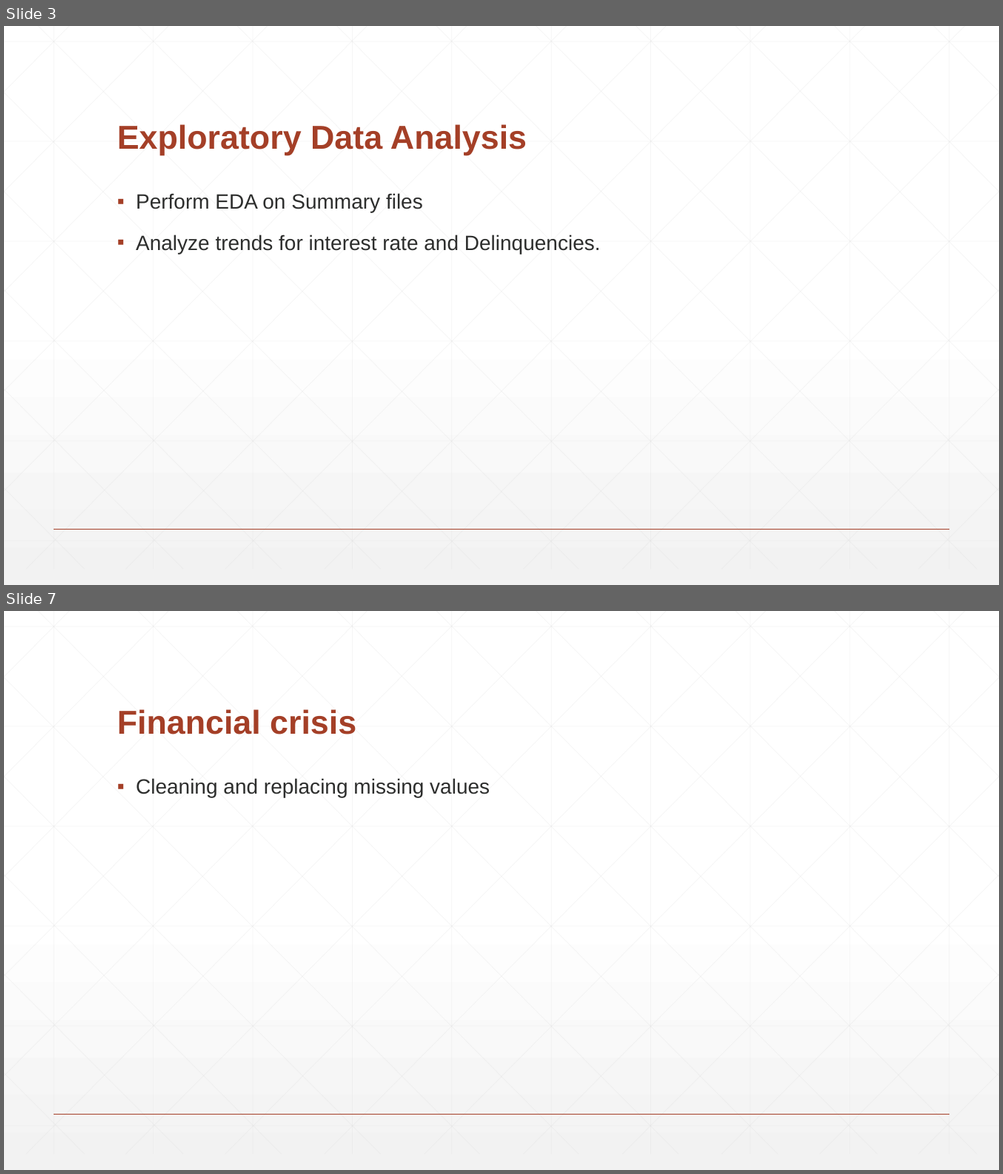
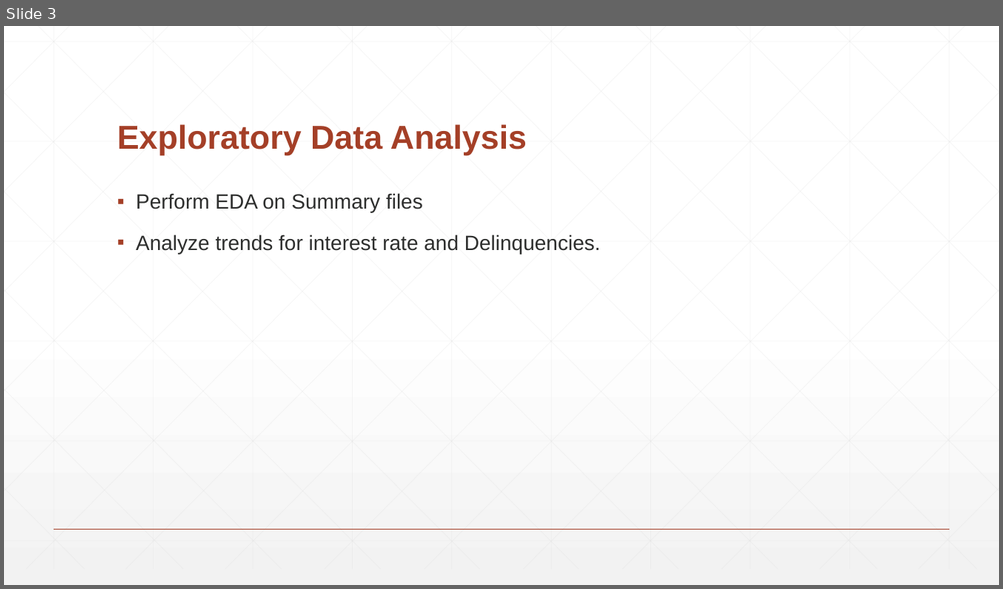
Before and after one commit to vishalsatam/PredictiveModellingOnFreddieMacLoans, a slide deck: Team1_Presentation.pptx. Shown one above the other, each under a label of ours: slides 3 and 7 before the commit, slide 3 after it; the slides between them are not shown. The pictures are 1003x1174 and 1003x589 pixels, drawn with LibreOffice and Linux fonts; fonts in the diff are those of the drawing. Boxes give left, top, right and bottom in pixels: in the first picture for what was removed or moved away, otherwise in the second. Text is boxed around its words. In the diff, an @@ line names an element or a change of style, - is before the commit and + after.

```diff
--- a/Team1_Presentation.pptx
+++ b/Team1_Presentation.pptx
@@ slide 7 removed at [4,611,999,1170], background gradient #FFFFFF to #F2F2F2; not listed: 47 template elements that a slide beside it also shows @@
@@ title removed at [117,709,356,735] @@
-Financial crisis
@@ text removed at [136,778,489,797] @@
-▪ Cleaning and replacing missing values
```
Also in this commit, not shown: 4 slides changed, 17 slides added, 3 other slides removed.
